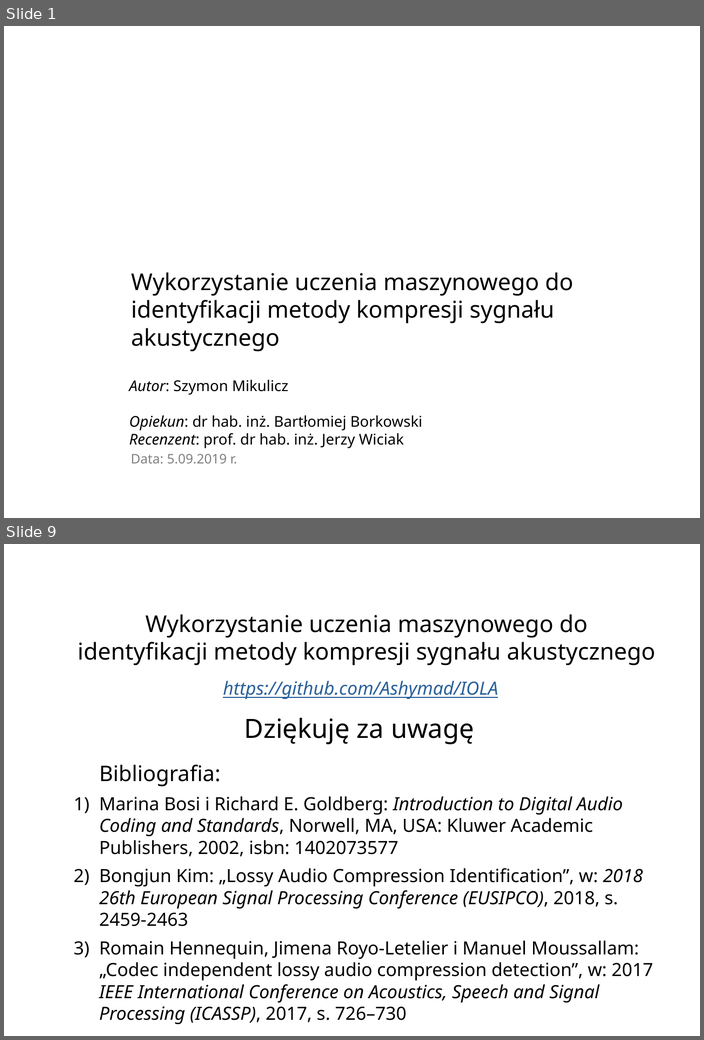
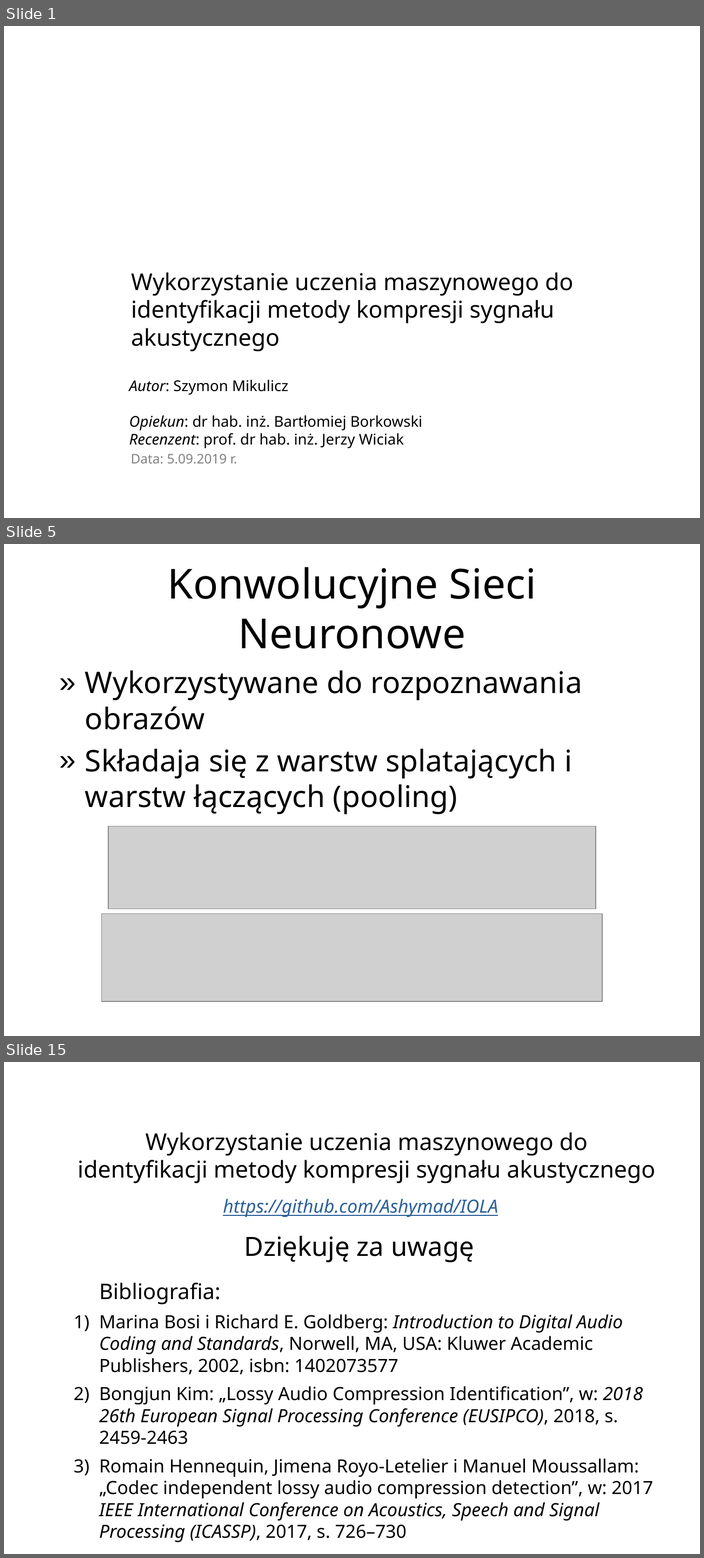
Before and after one commit to Ashymad/IOLA, a slide deck: prez/IOLAv3.odp. Shown one above the other, each under a label of ours: slides 1 and 9 before the commit, slides 1, 5 and 15 after it; the slides between them are not shown. The pictures are 704x1040 and 704x1558 pixels, drawn with LibreOffice and Linux fonts; fonts in the diff are those of the drawing; grey boxes stand for pictures; background and template pictures are left out. Boxes give left, top, right and bottom in pixels: in the first picture for what was removed or moved away, otherwise in the second. Text is boxed around its words. In the diff, an @@ line names an element or a change of style, - is before the commit and + after.

```diff
--- a/prez/IOLAv3.odp
+++ b/prez/IOLAv3.odp
@@ slide 5 added at <box>4,544,700,1036</box>, background picture (left out) @@
@@ title added at <box>168,567,536,649</box>, 50 pt, text #000000 @@
+Konwolucyjne Sieci Neuronowe
@@ text added at <box>85,670,582,815</box>, 36 pt, text #000000 @@
+» Wykorzystywane do rozpoznawania obrazów
+» Składaja się z warstw splatających i warstw łączących (pooling)
@@ picture added at <box>108,826,595,909</box> @@
@@ picture added at <box>102,914,602,1002</box> @@
@@ what was slide 9 is now slide 15 @@
```
Also in this commit, not shown: 2 slides changed, 9 other slides added, 4 slides removed, 1 other file.
